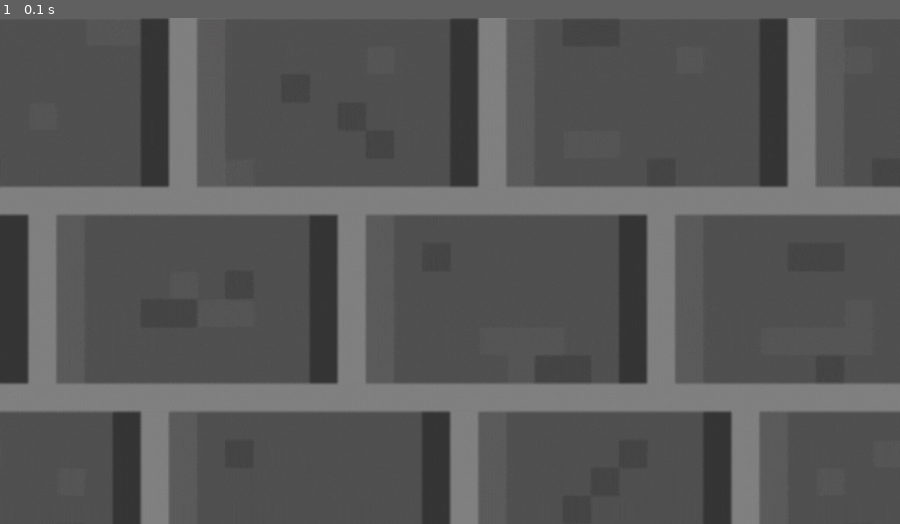
Above: before the commit, frame 1.
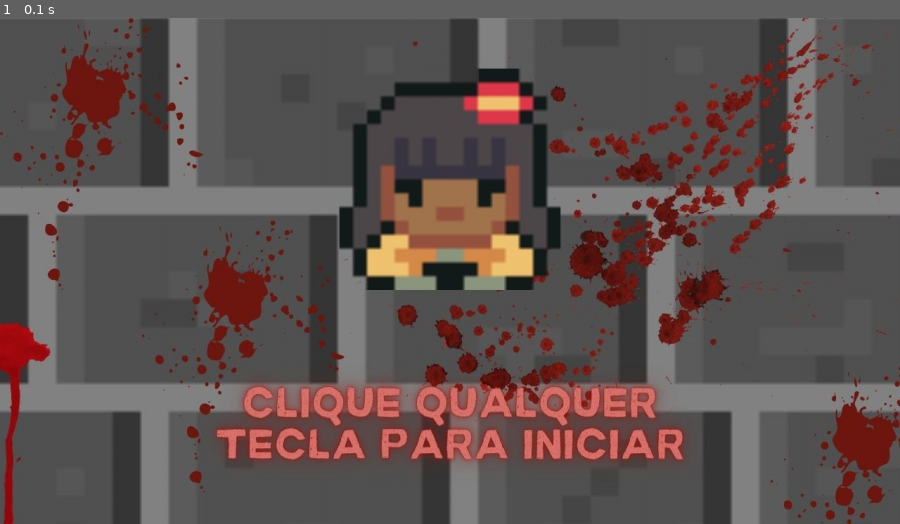
Above: after the commit, the same moment.

Repository: FLevn/Pygame-dessoft
Game: pygame game, started from Jogo/game.py
The game is run twice, just before and just after one commit, with the same random seed, the same clock (stepped at 60 frames per second) and the same inputs.
Inputs:
- Up to frame 1 (0.1 s): no input

The runs differ from the first frame. In frame 1, 21% of the frame differs, in the area x 0-100%, y 0-100%.

Commit message:
init_screen jpg

Diff:
--- a/Jogo/init_screen.py
+++ b/Jogo/init_screen.py
@@ -2,7 +2,7 @@
 from os import path
 
 import pygame
-from config import BLACK, FPS, GAME, GIF_DIR, QUIT,HEIGTH, WIDTH
+from config import BLACK, FPS, GAME, GIF_DIR, QUIT,HEIGTH, WIDTH, IMG_DIR
 WHITE=(255,255,255)
 
 def init_screen(screen):
@@ -10,7 +10,7 @@
     clock = pygame.time.Clock()
 
     # Carrega o fundo da tela inicial
-    background = pygame.image.load(path.join(GIF_DIR, 'Tela_inicial.gif')).convert()
+    background = pygame.image.load(path.join(IMG_DIR, 'Tela_inicial.jpg')).convert()
     background_rect = background.get_rect()
 
     running = True
Binary file added: Jogo/assets/img/Tela_inicial.jpg
